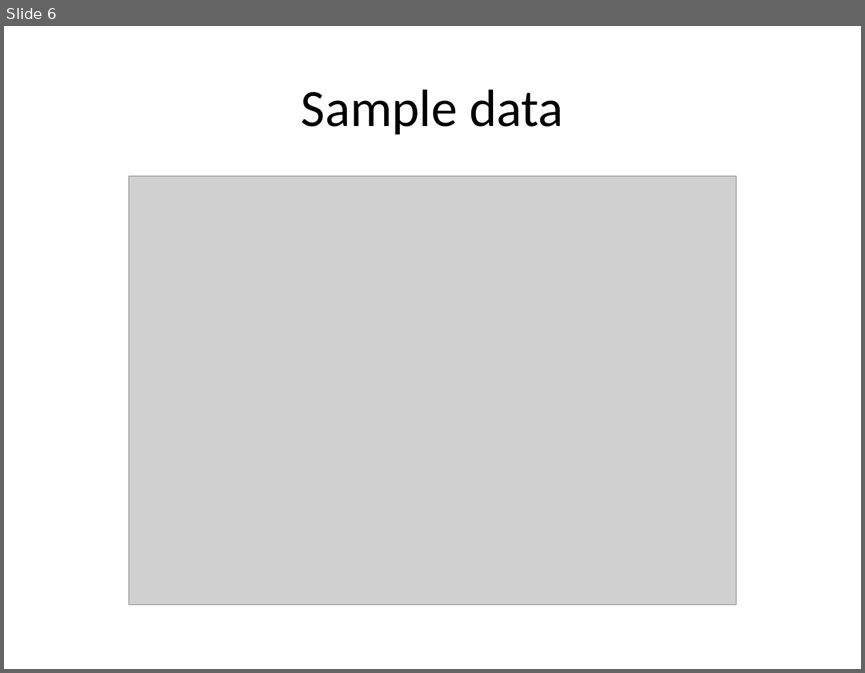
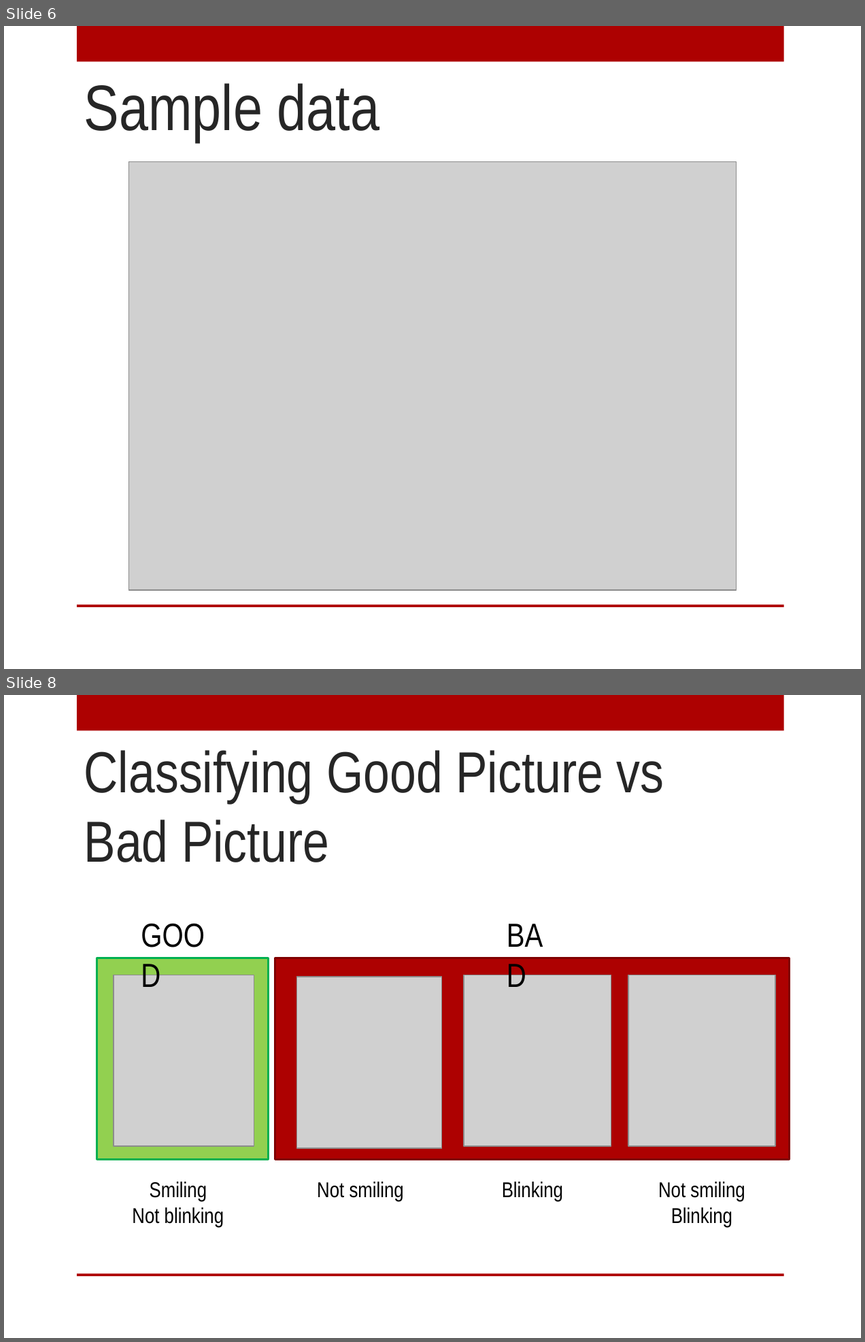
Before and after one commit to ernestrlee/UCSC-Machine-Learning, a slide deck: Picture Perfect.pptx. Shown one above the other, each under a label of ours: slide 6 before the commit, slides 6 and 8 after it; the slides between them are not shown. The pictures are 865x673 and 865x1342 pixels, drawn with LibreOffice and Linux fonts; fonts in the diff are those of the drawing; grey boxes stand for pictures; background and template pictures are left out. Boxes give left, top, right and bottom in pixels: in the first picture for what was removed or moved away, otherwise in the second. Text is boxed around its words. In the diff, an @@ line names an element or a change of style, - is before the commit and + after.

```diff
--- a/Picture Perfect.pptx
+++ b/Picture Perfect.pptx
@@ slide 8 added at [4,695,861,1338], background picture (left out); not listed: 2 template elements that a slide beside it also shows @@
@@ title added at [84,750,664,862], 48.6 pt, text #262626 @@
+Classifying Good Picture vs Bad Picture
@@ text added at [326,750,443,793], 28 pt, text #000000 @@
+GOOD
@@ text added at [498,909,570,958], 28 pt, text #000000 @@
+BAD
@@ rectangle added at [96,958,268,1159], fill #92D050, outline #00B050 1.75 pt @@
@@ rectangle added at [275,958,789,1159], fill #AD0101, outline #800101 1.75 pt @@
@@ picture added at [113,974,254,1146] @@
@@ picture added at [297,977,442,1149] @@
@@ picture added at [464,974,611,1146] @@
@@ picture added at [629,974,775,1146] @@
@@ text added at [132,1181,224,1227], 18 pt, text #000000 @@
+Smiling
+Not blinking
@@ text added at [317,1181,404,1202], 18 pt, text #000000 @@
+Not smiling
@@ text added at [502,1181,563,1202], 18 pt, text #000000 @@
+Blinking
@@ text added at [658,1181,745,1227], 18 pt, text #000000 @@
+Not smiling
+Blinking
@@ slide 6 changed as well @@
@@ rectangle added at [77,26,784,62], fill #AD0101 @@
@@ title "Sample data": place and size @@
-title "Sample data" at [301,89,563,135]
+title "Sample data" at [84,83,380,142]
@@ title "Sample data" at [84,83,380,142]: size 44 to 54 pt, font Calibri to Arial Narrow, text colour #000000 to #262626; alignment centre to left; vertical alignment middle to top @@
@@ picture: place and size @@
-picture at [129,176,736,604]
+picture at [129,161,736,590]
@@ rectangle added at [77,604,784,607], fill #AD0101 @@
```
Also in this commit, not shown: 8 other slides changed, 5 other slides added, 1 slide removed, 3 other files.
